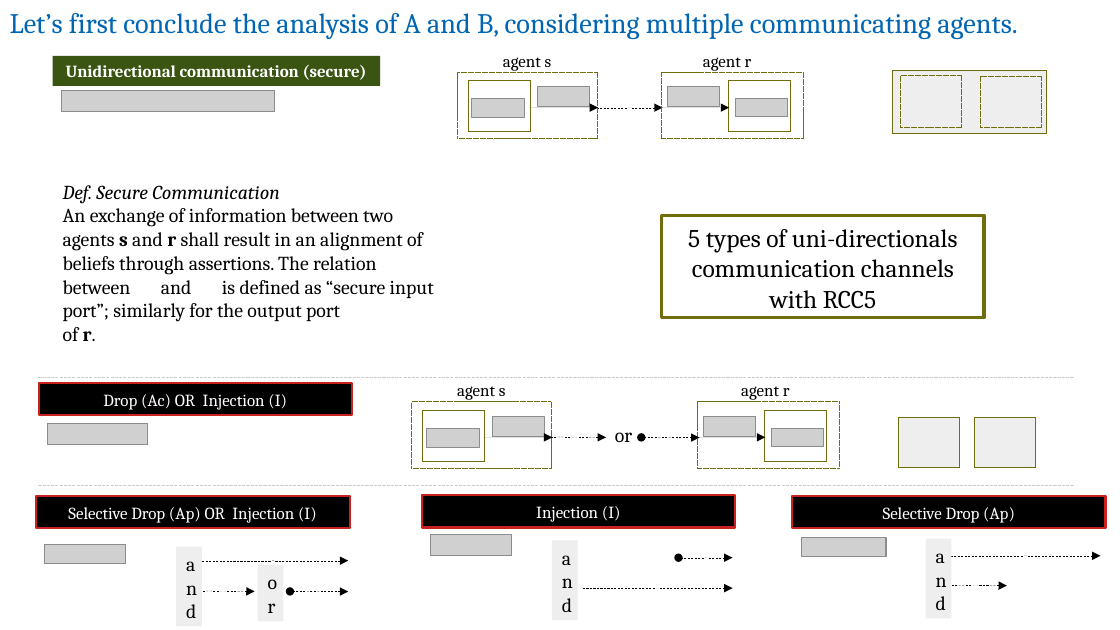
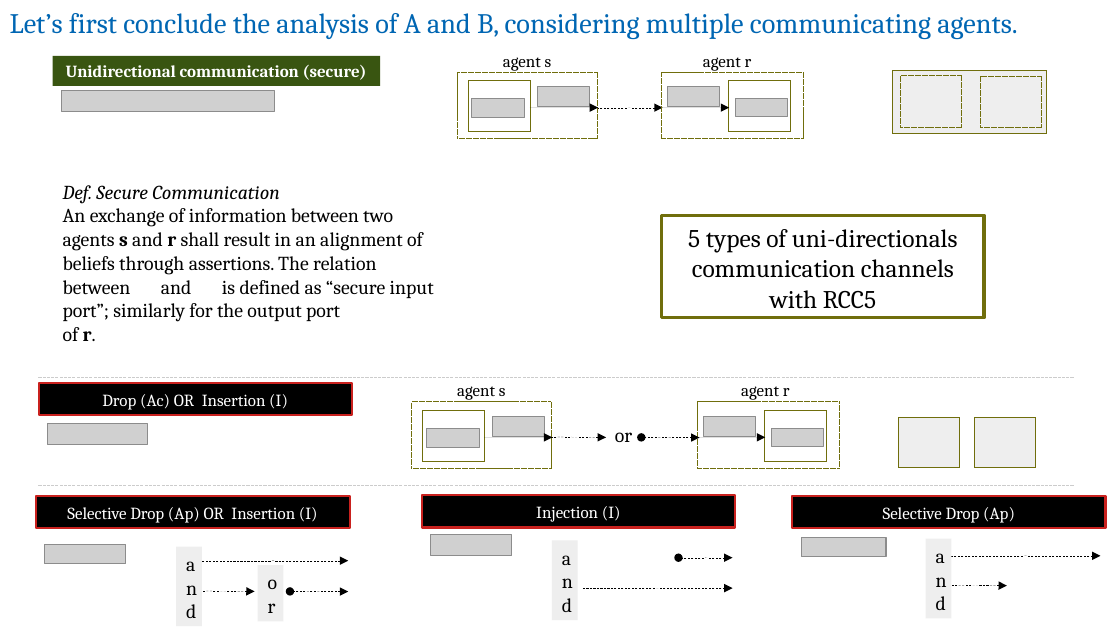
Before and after one commit to v-research/cybersecurity, a slide deck: slide 20 of images/v-research_tool-abf.odp. Drawn at 1120x630 pixels with LibreOffice and Linux fonts; fonts in the diff are those of the drawing; grey boxes stand for pictures; background and template pictures are left out. Boxes give left, top, right and bottom in pixels: in the first picture for what was removed or moved away, otherwise in the second. Text is boxed around its words. In the diff, an @@ line names an element or a change of style, - is before the commit and + after.

```diff
--- a/images/v-research_tool-abf.odp
+++ b/images/v-research_tool-abf.odp
@@ text in rectangle at (102,394,288,410): text changed @@
-Drop (Ac) OR Injection (I)
+Drop (Ac) OR Insertion (I)
@@ text in rectangle at (67,507,318,523): text changed @@
-Selective Drop (Ap) OR Injection (I)
+Selective Drop (Ap) OR Insertion (I)
```
Also in this commit, not shown: 3 other slides changed, 7 other files.
